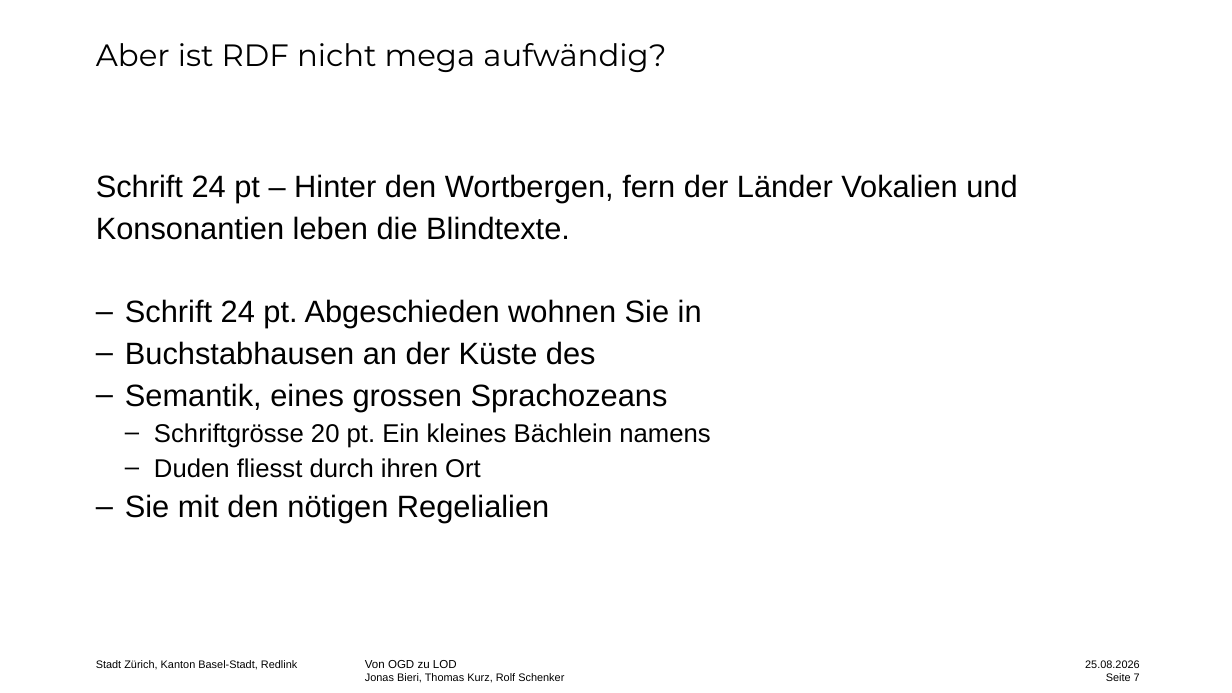
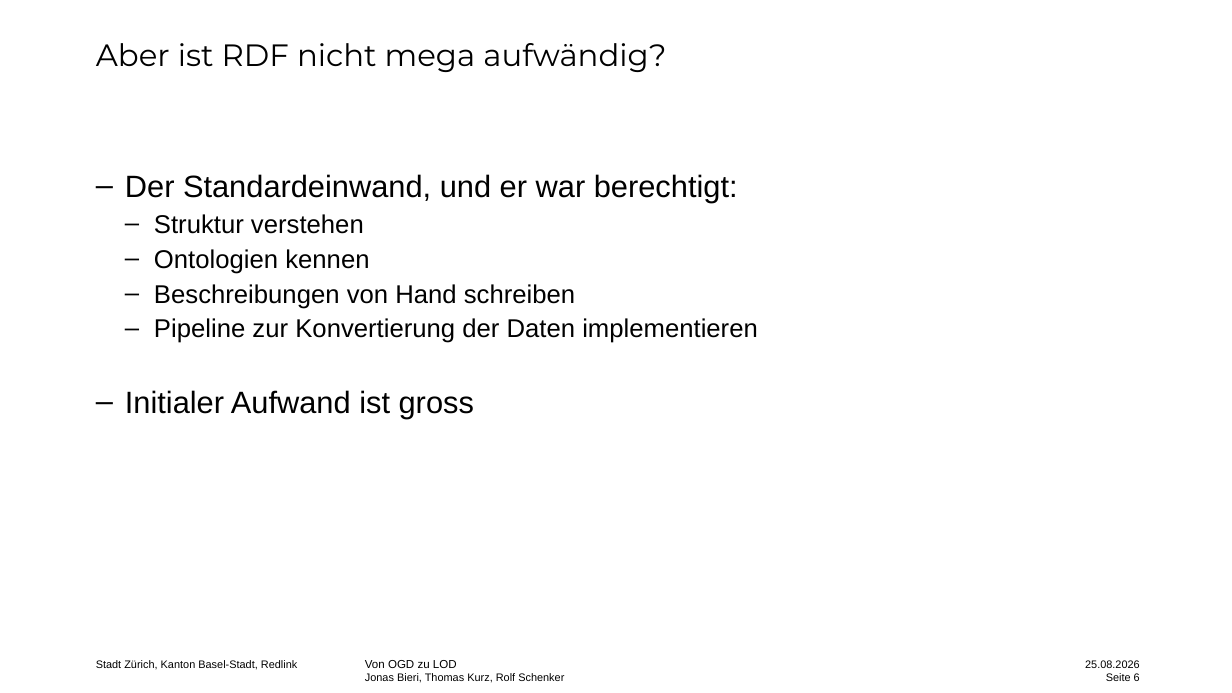
Before and after one commit to redlink-gmbh/ogd-to-lod, a slide deck: slide 6 of presentation/Statistiktage_Rolf.pptx (slide 7 before the commit). Drawn at 1232x693 pixels with LibreOffice and Linux fonts; fonts in the diff are those of the drawing. Boxes give left, top, right and bottom in pixels: in the first picture for what was removed or moved away, otherwise in the second. Text is boxed around its words. In the diff, an @@ line names an element or a change of style, - is before the commit and + after.

```diff
--- a/presentation/Statistiktage_Rolf.pptx
+++ b/presentation/Statistiktage_Rolf.pptx
@@ text at (x1=125, y1=174, x2=758, y2=419): text changed; size 24 to 20 pt @@
-Schrift 24 pt – Hinter den Wortbergen, fern der Länder Vokalien und Konsonantien leben die Blindtexte.
-– Schrift 24 pt. Abgeschieden wohnen Sie in
-– Buchstabhausen an der Küste des
-– Semantik, eines grossen Sprachozeans
-        – Schriftgrösse 20 pt. Ein kleines Bächlein namens
-        – Duden fliesst durch ihren Ort
-– Sie mit den nötigen Regelialien
+– Der Standardeinwand, und er war berechtigt:
+        – Struktur verstehen
+        – Ontologien kennen
+        – Beschreibungen von Hand schreiben
+        – Pipeline zur Konvertierung der Daten implementieren
+– Initialer Aufwand ist gross
@@ text at (x1=1106, y1=673, x2=1140, y2=681): text changed @@
-Seite 7
+Seite 6
```
Also in this commit, not shown: 6 other slides changed, 1 slide added, 1 slide removed.
